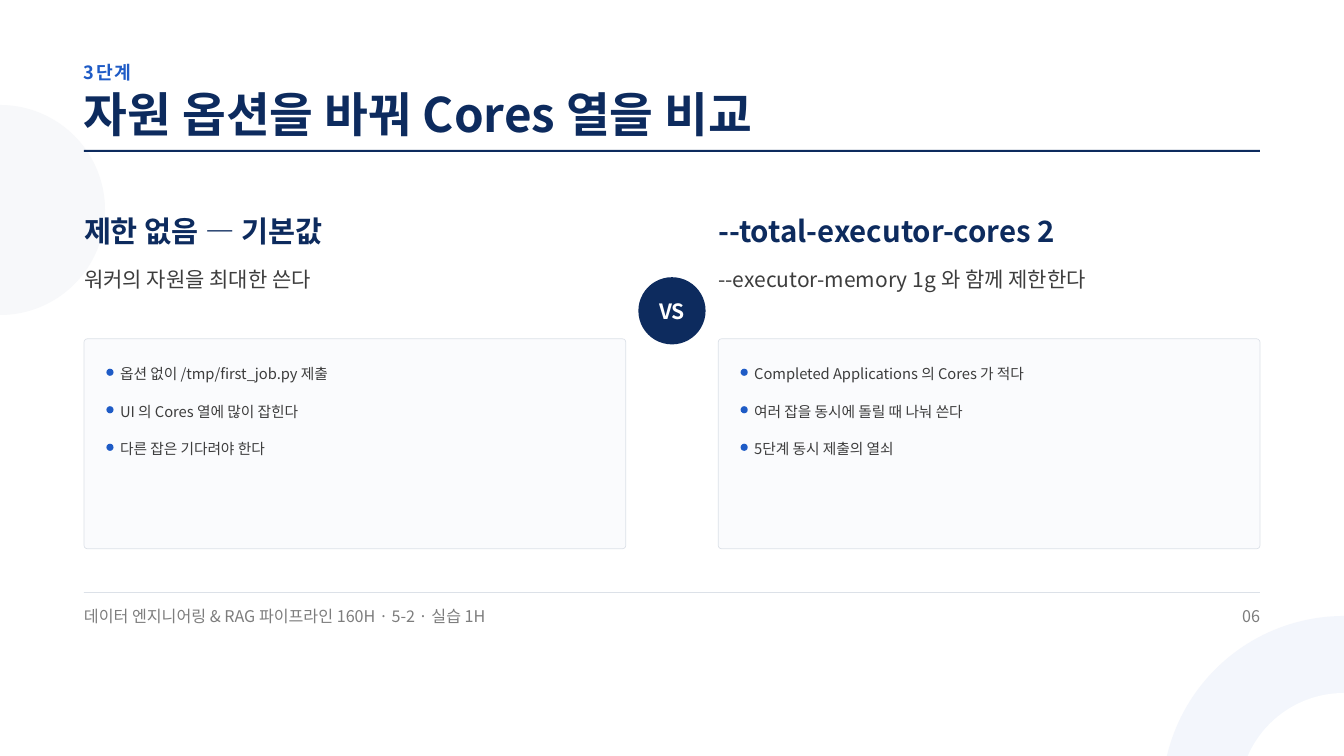
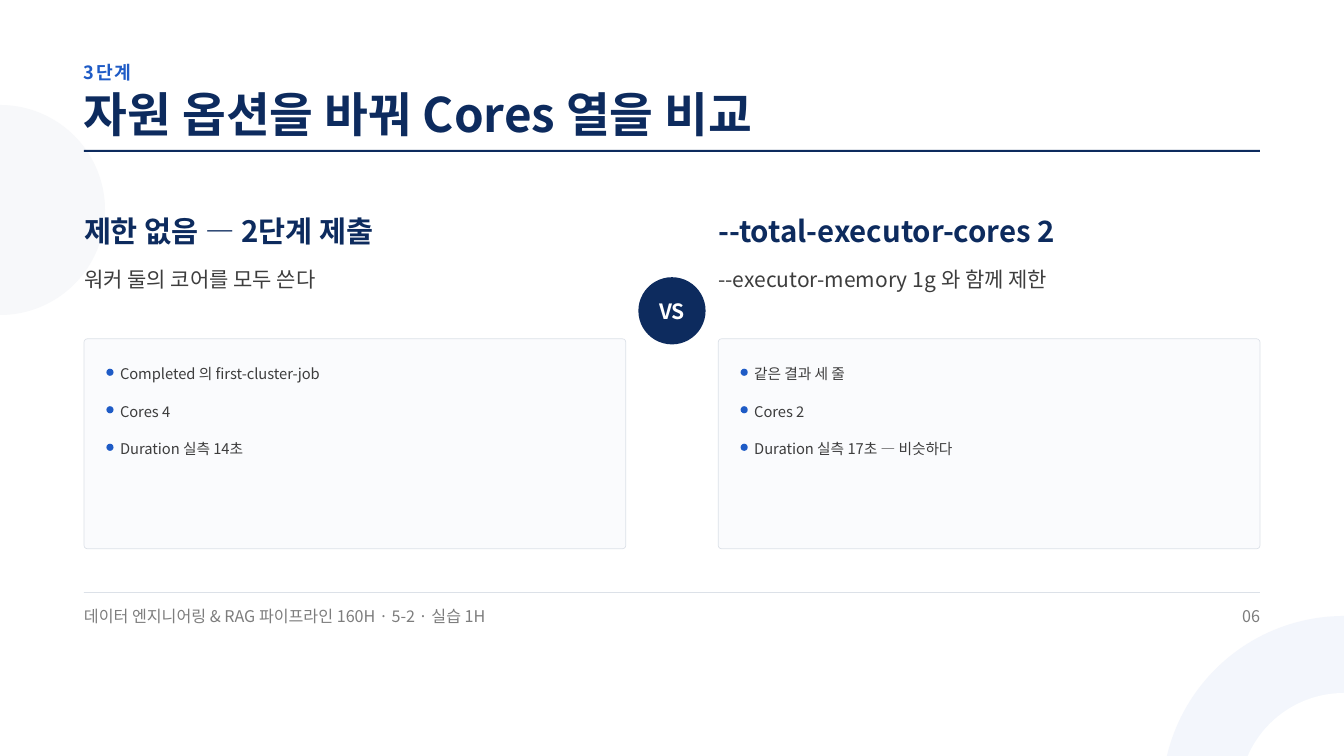
Before and after one commit to aebonlee/materials, a slide deck: slide 6 of data-eng/decks/w5d2s3.pptx. Drawn at 1344x756 pixels with LibreOffice and Linux fonts; fonts in the diff are those of the drawing. Boxes give left, top, right and bottom in pixels: in the first picture for what was removed or moved away, otherwise in the second. Text is boxed around its words. In the diff, an @@ line names an element or a change of style, - is before the commit and + after.

```diff
--- a/data-eng/decks/w5d2s3.pptx
+++ b/data-eng/decks/w5d2s3.pptx
@@ text at [84, 217, 373, 245]: text changed @@
-제한 없음 — 기본값
+제한 없음 — 2단계 제출
@@ text at [84, 269, 316, 289]: text changed @@
-워커의 자원을 최대한 쓴다
+워커 둘의 코어를 모두 쓴다
@@ text at [718, 269, 1048, 292]: text changed @@
---executor-memory 1g 와 함께 제한한다
+--executor-memory 1g 와 함께 제한
@@ text at [120, 367, 320, 383]: text changed @@
-옵션 없이 /tmp/first_job.py 제출
+Completed 의 first-cluster-job
@@ text at [754, 367, 845, 380]: text changed @@
-Completed Applications 의 Cores 가 적다
+같은 결과 세 줄
@@ text at [120, 406, 170, 417]: text changed @@
-UI 의 Cores 열에 많이 잡힌다
+Cores 4
@@ text at [754, 406, 804, 417]: text changed @@
-여러 잡을 동시에 돌릴 때 나눠 쓴다
+Cores 2
@@ text at [120, 442, 243, 455]: text changed @@
-다른 잡은 기다려야 한다
+Duration 실측 14초
@@ text at [754, 442, 953, 455]: text changed @@
-5단계 동시 제출의 열쇠
+Duration 실측 17초 — 비슷하다
```
Also in this commit, not shown: 9 other slides changed, 11 other files.
